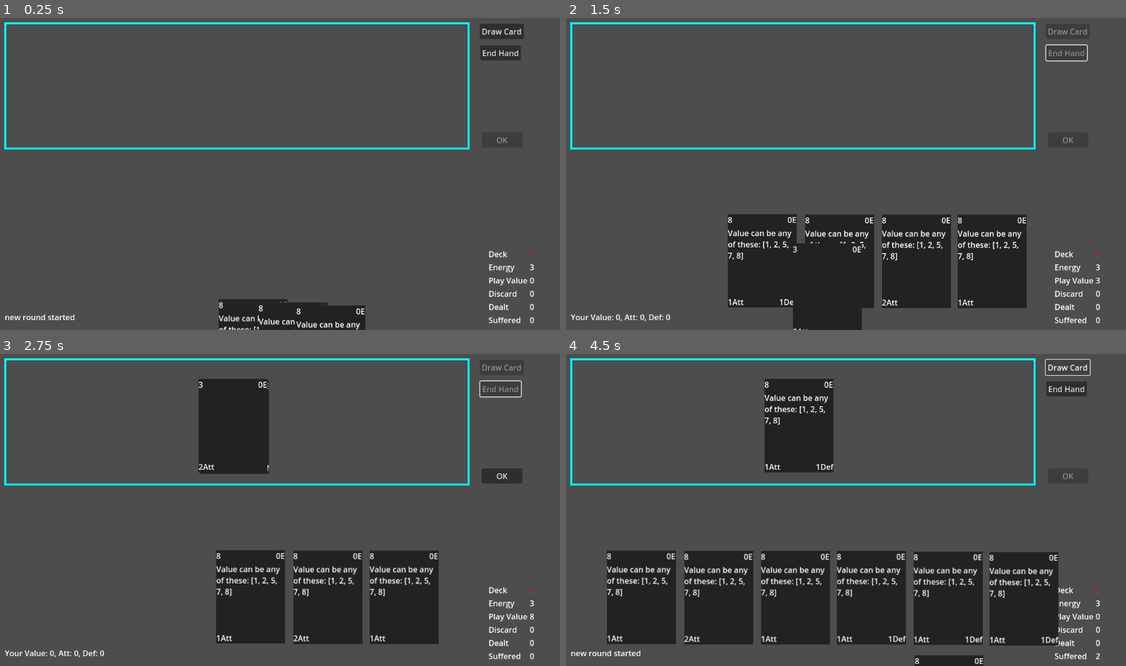
Above: before the commit, frames 1-4 (two rows, left to right).
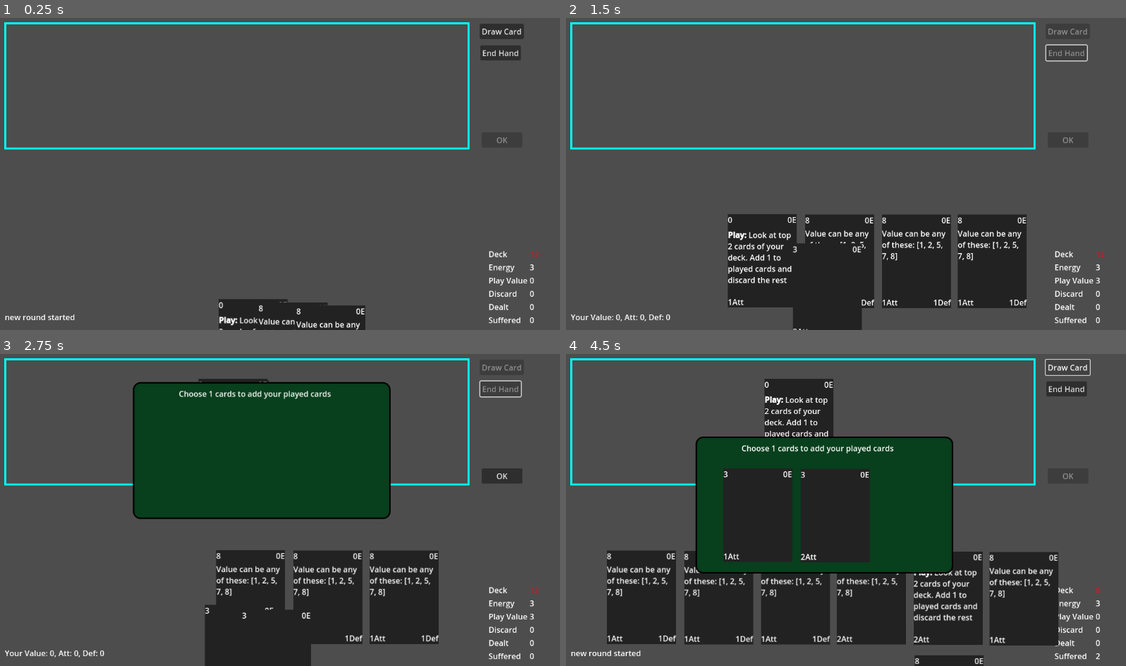
Above: after the commit, the same moments.

Repository: TicklesTheBrain/CardBuilder
Game: Godot game, scene res://game.tscn
Two runs of this game, one before a commit and one after it. Both use one fixed random seed, a clock stepped at 60 frames per second and the inputs below.
Inputs (mouse positions are in pixels of both pictures, inside the frame that each line leads up to):
- Up to frame 1 (0.25 s): no input
- Up to frame 2 (1.5 s): click "Draw Card" at 0.5 s; click "End Hand" at 1.25 s
- Up to frame 3 (2.75 s): drag from (196, 597) to (235, 422) at 2.02 s
- Up to frame 4 (4.5 s): click "OK" at 2.75 s; click "OK" at 3.5 s; click "Draw Card" at 4.25 s

The runs differ from the first frame. In frame 1, 0.2% of the frame differs, in the area x 39-97%, y 74-100%; in frame 2, 0.9%; in frame 3, 22%, in the area x 23-97%, y 8-100%; in frame 4, 21%.

Commit message:
Added choose effect, BUG: two pockets in a row don't play nice, SOLUTION: provide adhoc pocket containers

Diff:
--- a/Selector.gd
+++ b/Selector.gd
@@ -28,6 +28,7 @@
 
 func setupEndSelection(receivingMethod: Callable):
 	await cardSelectionComplete
+	selecting = false
 	receivingMethod.call(selected)
 
 func removeFromSelection(card: CardData):
--- a/cardAbstractions/GenericResource.gd
+++ b/cardAbstractions/GenericResource.gd
@@ -4,12 +4,12 @@
 signal amountChanged(newAmount: int)
 
 @export var resourceName: String
-@export var startingValue: int
-@export var resetAmount: int
+@export var baseline: int
+@export var resetAdjust: int = 0
 @export var capAtZero: bool
 
 @export var debugLabel: Label
-@export var amount: int = startingValue:
+@export var amount: int = baseline:
 	set(value):
 		if capAtZero:
 			amount = max(value, 0)
@@ -18,10 +18,11 @@
 		amountChanged.emit(amount)
 
 func reset():
-	amount = resetAmount
+	amount = baseline + resetAdjust
 
 func updateLabel(newAmount):
 	debugLabel.text = str(newAmount)
 
 func _ready():
-	amountChanged.connect(updateLabel)
+	if debugLabel:
+		amountChanged.connect(updateLabel)
--- a/cardAbstractions/cardContainer.gd
+++ b/cardAbstractions/cardContainer.gd
@@ -98,3 +98,10 @@
 
 func getTotalValue():
 	return cards.reduce(func(acc, card): return acc+card.getValue(), 0)
+
+func getModifiedBustValue(bustValue: int):
+	for mod in modifiers:
+		if mod is CounterModifier and mod.type == ContainerCounter.countWhat.VALUE:
+			bustValue = mod.calculate(self, bustValue)
+
+	return bustValue
--- a/cardAbstractions/containerCounter.gd
+++ b/cardAbstractions/containerCounter.gd
@@ -5,12 +5,12 @@
 @export var startingValue: int = 0
 @export var bustValue: int = 21
 @export var label: Label
+
 enum countWhat {VALUE, AMOUNT}
 @export var countSubject: countWhat
 
 var count = -1
 var prevCount = count
-var savedCount: int
 
 signal countChanged(newValue)
 
@@ -41,7 +41,5 @@
 	label.text = str(newValue)
 
 func checkIsBusted() -> bool:
-	return bustValue > 0 and prevCount > bustValue
-
-func saveCount():
-	savedCount = prevCount
+	var currBustValue = cardContainer.getModifiedBustValue(bustValue)
+	return bustValue > 0 and prevCount > currBustValue
--- a/cardAbstractions/gameStateContext.gd
+++ b/cardAbstractions/gameStateContext.gd
@@ -5,14 +5,16 @@
 var playArea: CardContainer
 var discard: CardContainer
 var hand: CardContainer
+var pocket: CardContainer
 var energyResource: GenericResource
+var cardDraw: GenericResource
 var actingCard: CardData
 var subjectCard: CardData
 var modifiableValue: Variant
 
 enum ContainerPurposes {DECK, HAND, PLAY_AREA, DISCARD}
 
-func getContainerFromPurpose(purpose: Game.ContainerPurposes):
+func getContainerFromPurpose(purpose: Game.ContainerPurposes) -> CardContainer:
     match purpose:
         Game.ContainerPurposes.PLAY_AREA:
             return playArea
@@ -22,3 +24,4 @@
             return discard
         Game.ContainerPurposes.DECK:
             return drawDeck
+    return pocket
--- /dev/null
+++ b/cardEffects/peChooseFrom.gd
@@ -0,0 +1,81 @@
+extends PlayEffect
+class_name ChooseFrom
+
+@export var amountOfCardsToChoose: int = 1
+@export var amountOfCardsToChooseFrom: int = 2
+@export var sourceOfCards: Game.ContainerPurposes
+@export var destinationOfCards: Game.ContainerPurposes
+@export var destinationOfUnchosenCards: Game.ContainerPurposes
+@export var reshuffleDeckAfterwards: bool = false
+
+var selectedCards: Array[CardData] = []
+signal cardSelectionDone
+
+func triggerSpecific(ctxt: GameStateContext):
+
+	var source = ctxt.getContainerFromPurpose(sourceOfCards) as CardContainer
+	var destination = ctxt.getContainerFromPurpose(destinationOfCards)
+	var unchosenDestination = ctxt.getContainerFromPurpose(destinationOfUnchosenCards)
+
+	Events.requestShowPocket.emit(getPocketText())
+
+	var counter = 0
+	while (not source.checkEmpty() and not destination.checkFull() and counter < amountOfCardsToChooseFrom):
+		var card = source.drawCard()
+		ctxt.pocket.addCard(card)
+		counter+=1
+
+	Selector.cardSelectionRequested.emit(ctxt.pocket, amountOfCardsToChoose, receiveSelection)
+
+	await cardSelectionDone
+
+	Events.requestHidePocket.emit()
+
+	for card in selectedCards:
+		ctxt.pocket.removeCard(card)
+		if not destination.checkFull():
+			destination.addCard(card)
+		else:
+			unchosenDestination.addCard(card)
+
+	ctxt.pocket.disposeAll(ctxt.getContainerFromPurpose(destinationOfUnchosenCards))
+
+	if reshuffleDeckAfterwards:
+		ctxt.drawDeck.shuffle()
+
+func getPocketText() -> String:
+
+	var destination = convertContainerPurposeTo(destinationOfCards)
+
+	return "Choose {numChoose} cards to add your {destination}".format(
+		{"numChoose": amountOfCardsToChoose, "destination": destination})
+
+
+func getTextSpecific() -> String:
+
+	var source =  convertContainerPurposeTo(sourceOfCards)
+	var destination = convertContainerPurposeTo(destinationOfCards)
+	var destination2verb = convertContainerPurposeTo(destinationOfUnchosenCards, true)
+
+	return "Look at top {numFrom} cards of your {source}. Add {numChoose} to {destination} and {destination2verb} the rest".format(
+		{"numFrom": amountOfCardsToChooseFrom, "source": source, "numChoose": amountOfCardsToChoose, "destination": destination, "destination2verb": destination2verb })
+
+func receiveSelection(cards: Array[CardData]):
+	selectedCards = cards
+	cardSelectionDone.emit()
+
+func convertContainerPurposeTo(purp: Game.ContainerPurposes, verb: bool = false):
+
+	match purp:
+		Game.ContainerPurposes.DECK:
+			if verb: return "return to your deck"
+			else: return "deck"
+		Game.ContainerPurposes.HAND:
+			if verb: return "add to your hand"
+			else: return "hand"
+		Game.ContainerPurposes.PLAY_AREA:
+			if verb: return "play"
+			else: return "played cards"
+		Game.ContainerPurposes.DISCARD:
+			if verb: return "discard"
+			else: return "your discard"
--- a/cardEffects/peDraw.gd
+++ b/cardEffects/peDraw.gd
@@ -1,17 +1,22 @@
 extends PlayEffect
 class_name DrawCards
 
+@export var source: Game.ContainerPurposes = Game.ContainerPurposes.DECK
+@export var destination: Game.ContainerPurposes = Game.ContainerPurposes.HAND
 @export var amountOfCardsToDraw: int = 1
 
 func triggerSpecific(ctxt: GameStateContext):
 	print('card draw triggered')
 
+	var s = ctxt.getContainerFromPurpose(source)
+	var d = ctxt.getContainerFromPurpose(destination)
+
 	for i in range(amountOfCardsToDraw):
-		if ctxt.hand.checkFull():
+		if d.checkFull():
 			return
-		var newCard = ctxt.drawDeck.drawCard()
+		var newCard = s.drawCard()
 		if newCard:
-			ctxt.hand.addCard(newCard)
+			d.addCard(newCard)
 		else:
 			return
 
--- a/cardEffects/peResourceModify.gd
+++ b/cardEffects/peResourceModify.gd
@@ -1,12 +1,27 @@
 extends PlayEffect
 class_name ResourceModify
 
-#TODO: currently only supports energy, need to add other types as well, like bust, damage and so on.
+#TODO: currently only supports energy, need to add other types as well, like damage and so on.
+enum modifyWhat {AMOUNT, RESET_ADJUST, BASELINE}
+enum resourceList {ENERGY}
 
+@export var modifiedResource: resourceList
+@export var modificationSubject: modifyWhat
 @export var amountToModify = 1
 
 func triggerSpecific(ctxt: GameStateContext):
-	ctxt.energyResource.amount += amountToModify
+
+	var resource
+	if modifiedResource == resourceList.ENERGY:
+		resource = ctxt.energyResource as GenericResource
+
+	if modificationSubject == modifyWhat.AMOUNT:
+		resource.amount += amountToModify
+	elif modificationSubject == modifyWhat.RESET_ADJUST:
+		resource.resetAdjust += amountToModify
+	elif modificationSubject == modifyWhat.BASELINE:
+		resource.baseline += amountToModify
+
 
 
 func getTextSpecific():
--- a/cardInterfaceStuff/VariedPositionController.gd
+++ b/cardInterfaceStuff/VariedPositionController.gd
@@ -3,6 +3,8 @@
 
 @export var posCollections: Array[Node2D]
 @export var cardMoveTime: float = 0.5
+@export var canvasLayer: CanvasLayer
+
 var cards: Array[CardDisplay] = []
 @export var logicalContainer: CardContainer
 
@@ -16,11 +18,20 @@
 	if matchingCD.size() == 0:
 		Events.newCardDisplayRequested.emit(cardData)
 	cardDisplays = get_tree().get_nodes_in_group("cd")
-	addCardDisplay(cardDisplays.filter(func(cd): return cd.cardData == cardData)[0])
+	var cardDisplay = cardDisplays.filter(func(cd): return cd.cardData == cardData)[0]
+	addCardDisplay(cardDisplay)
+	if canvasLayer:
+		#print('triggered add child')
+		cardDisplay.get_parent().remove_child(cardDisplay)
+		canvasLayer.add_child(cardDisplay)
 
 func removedFromHand(cardData: CardData):
 	var cardDisplays = get_tree().get_nodes_in_group("cd")
-	removeCardDisplay(cardDisplays.filter(func(cd): return cd.cardData == cardData)[0])
+	var cardDisplay = cardDisplays.filter(func(cd): return cd.cardData == cardData)[0]
+	removeCardDisplay(cardDisplay)
+	if canvasLayer:
+		Events.orphanedCardDisplay.emit(cardDisplay)
+
 
 func addCardDisplay(newCard: CardDisplay):
 
--- a/cardInterfaceStuff/cardDisplay.gd
+++ b/cardInterfaceStuff/cardDisplay.gd
@@ -33,6 +33,7 @@
 
 func _ready():
 	Events.updateAllDisplays.connect(updateCardDisplay)
+	Selector.cardSelectionComplete.connect(unselect)
 
 func setupCardDisplay(data: CardData):
 	cardData = data
@@ -86,6 +87,10 @@
 		dragged = true
 		mouseOffset = get_viewport().get_mouse_position() - position
 
+func unselect():
+	if selected:
+		selected = false
+
 func onRelease():
 	if dragged:
 		dragged = false
--- a/events.gd
+++ b/events.gd
@@ -6,6 +6,9 @@
 signal playerTurnEnd(playerValue: int, buster: bool)
 signal newCardDisplayRequested(card: CardData)
 signal updateAllDisplays()
+signal requestShowPocket(pocketText: String)
+signal requestHidePocket()
+signal orphanedCardDisplay(cd: CardDisplay)
 
 
 
--- a/game.gd
+++ b/game.gd
@@ -11,7 +11,12 @@
 @export var enemyPlayArea: CardContainer
 @export var discardManager: CardContainer
 
+@export var pocketAnimation: AnimationPlayer
+@export var pocketContainer: CardContainer
+@export var pocketLabel: Label
+
 @export var energy: GenericResource
+@export var startTurnCardDraw: GenericResource
 @export var damageDealt: GenericResource
 @export var damageSuffered: GenericResource
 
@@ -28,7 +33,6 @@
 @export var endHandButton: Button
 @export var okButton: Button
 
-@export var turnStartDrawCards: int = 3
 
 var player: Actor
 var enemy: Actor
@@ -61,6 +65,9 @@
 
 	Events.requestContext.connect(provideContext)
 	Events.newCardDisplayRequested.connect(spawnNewCardDisplay)
+	Events.requestShowPocket.connect(showPocket)
+	Events.requestHidePocket.connect(hidePocket)
+	Events.orphanedCardDisplay.connect(reparentCardDisplay)
 
 	roundLoop()
 
@@ -71,10 +78,24 @@
 	ctxt.hand = activeActor.hand
 	ctxt.playArea = activeActor.playArea
 	ctxt.energyResource = energy
+	ctxt.cardDraw = startTurnCardDraw
+	ctxt.pocket = pocketContainer
 	return ctxt
 
 func provideContext(requestingObject):
 	requestingObject.receiveContext(makeContext())
+
+func showPocket(pocketText: String):
+
+	pocketLabel.text = pocketText
+	pocketAnimation.play("show")
+
+func hidePocket():
+	pocketAnimation.play("hide")
+
+func reparentCardDisplay(cd: CardDisplay):
+	cd.get_parent().remove_child(cd)
+	add_child(cd)
 
 func drawFromDeckToHand():
 
@@ -127,11 +148,13 @@
 	message = 'new round started'
 
 	energy.reset()
+	startTurnCardDraw.reset()
+
 	activeActor = player
 	passiveActor = enemy
 	Events.playerTurnStart.emit()
 
-	for i in range(turnStartDrawCards):
+	for i in range(startTurnCardDraw.amount):
 		drawFromDeckToHand()
 
 	drawCardButton.disabled = false
--- a/game.tscn
+++ b/game.tscn
@@ -21,6 +21,73 @@
 [ext_resource type="Script" path="res://cardAbstractions/tcRules.gd" id="13_b755p"]
 [ext_resource type="Script" path="res://cardEffects/peResourceModify.gd" id="14_jpla0"]
 [ext_resource type="Script" path="res://modifiers/paramModifierChooseBest.gd" id="15_3oxiy"]
+[ext_resource type="Script" path="res://cardEffects/peChooseFrom.gd" id="17_ncn3a"]
+
+[sub_resource type="StyleBoxFlat" id="StyleBoxFlat_2gfwq"]
+bg_color = Color(0.0313726, 0.247059, 0.109804, 1)
+border_width_left = 3
+border_width_top = 3
+border_width_right = 3
+border_width_bottom = 3
+border_color = Color(0, 0, 0, 1)
+corner_radius_top_left = 15
+corner_radius_top_right = 15
+corner_radius_bottom_right = 15
+corner_radius_bottom_left = 15
+corner_detail = 12
+
+[sub_resource type="Animation" id="Animation_i0qxd"]
+length = 0.001
+tracks/0/type = "value"
+tracks/0/imported = false
+tracks/0/enabled = true
+tracks/0/path = NodePath(".:position")
+tracks/0/interp = 1
+tracks/0/loop_wrap = true
+tracks/0/keys = {
+"times": PackedFloat32Array(0),
+"transitions": PackedFloat32Array(1),
+"update": 0,
+"values": [Vector2(283, -308)]
+}
+
+[sub_resource type="Animation" id="Animation_j2xvq"]
+resource_name = "hide"
+tracks/0/type = "value"
+tracks/0/imported = false
+tracks/0/enabled = true
+tracks/0/path = NodePath(".:position")
+tracks/0/interp = 1
+tracks/0/loop_wrap = true
+tracks/0/keys = {
+"times": PackedFloat32Array(0, 0.5),
+"transitions": PackedFloat32Array(0.517632, 0.267943),
+"update": 0,
+"values": [Vector2(272, 179), Vector2(300, -306)]
+}
+
+[sub_resource type="Animation" id="Animation_q5f7u"]
+resource_name = "show"
+step = 0.05
+tracks/0/type = "value"
+tracks/0/imported = false
+tracks/0/enabled = true
+tracks/0/path = NodePath(".:position")
+tracks/0/interp = 1
+tracks/0/loop_wrap = true
+tracks/0/keys = {
+"times": PackedFloat32Array(0, 0.7),
+"transitions": PackedFloat32Array(0.25, 4.43828),
+"update": 0,
+"values": [Vector2(302, -311), Vector2(272, 179)]
+}
+
+[sub_resource type="AnimationLibrary" id="AnimationLibrary_emsn4"]
+_data = {
+"RESET": SubResource("Animation_i0qxd"),
+"hide": SubResource("Animation_j2xvq"),
+"show": SubResource("Animation_q5f7u")
+}
 
 [sub_resource type="Resource" id="Resource_stxwd"]
 script = ExtResource("4_kj13h")
@@ -118,6 +185,8 @@
 
 [sub_resource type="Resource" id="Resource_bu1ka"]
 script = ExtResource("11_ukhr8")
+source = 0
+destination = 1
 amountOfCardsToDraw = 1
 effectName = ""
 staticText = ""
@@ -159,6 +228,8 @@
 
 [sub_resource type="Resource" id="Resource_ha2ot"]
 script = ExtResource("11_ukhr8")
+source = 0
+destination = 1
 amountOfCardsToDraw = 1
 effectName = ""
 staticText = ""
@@ -204,6 +275,8 @@
 
 [sub_resource type="Resource" id="Resource_0pcgq"]
 script = ExtResource("11_ukhr8")
+source = 0
+destination = 1
 amountOfCardsToDraw = 1
 effectName = ""
 staticText = ""
@@ -239,6 +312,8 @@
 
 [sub_resource type="Resource" id="Resource_1yklq"]
 script = ExtResource("14_jpla0")
+modifiedResource = 0
+modificationSubject = 0
 amountToModify = 1
 effectName = ""
 staticText = ""
@@ -303,6 +378,46 @@
 onPlayEffects = Array[Resource("res://cardEffects/playEffect.gd")]([])
 playConditionals = Array[Resource("res://conditionals/conditionals.gd")]([])
 
+[sub_resource type="Resource" id="Resource_8yej1"]
+script = ExtResource("4_kj13h")
+baseValue = 0
+type = 0
+modifiers = Array[Resource("res://modifiers/paramModifier.gd")]([])
+staticText = ""
+
+[sub_resource type="Resource" id="Resource_nm6pv"]
+script = ExtResource("17_ncn3a")
+amountOfCardsToChoose = 1
+amountOfCardsToChooseFrom = 2
+sourceOfCards = 0
+destinationOfCards = 2
+destinationOfUnchosenCards = 3
+reshuffleDeckAfterwards = false
+effectName = ""
+staticText = ""
+conditionals = Array[Resource("res://conditionals/conditionals.gd")]([])
+followUpEffects = Array[Resource("res://cardEffects/playEffect.gd")]([])
+includeFollowUpText = false
+
+[sub_resource type="Resource" id="Resource_5jkyj"]
+script = ExtResource("4_kj13h")
+baseValue = 0
+type = 1
+modifiers = Array[Resource("res://modifiers/paramModifier.gd")]([])
+staticText = ""
+
+[sub_resource type="Resource" id="Resource_p32kq"]
+resource_name = "choose 2 from deck"
+script = ExtResource("5_fj00f")
+amount = 6
+debug = true
+cardTitle = ""
+value = SubResource("Resource_5jkyj")
+type = ""
+cost = SubResource("Resource_8yej1")
+onPlayEffects = Array[Resource("res://cardEffects/playEffect.gd")]([SubResource("Resource_nm6pv")])
+playConditionals = Array[Resource("res://conditionals/conditionals.gd")]([])
+
 [sub_resource type="Resource" id="Resource_lab7m"]
 script = ExtResource("4_kj13h")
 baseValue = 0
@@ -331,7 +446,7 @@
 [sub_resource type="RectangleShape2D" id="RectangleShape2D_625ey"]
 size = Vector2(947, 256.5)
 
-[node name="game" type="Node2D" node_paths=PackedStringArray …(82 unchanged characters)… r", "enemyPlayArea", "discardManager", "energy", "damageDealt", "damageSuffered", "mes …(76 unchanged characters)…
+[node name="game" type="Node2D" node_paths=PackedStringArray …(82 unchanged characters)… r", "enemyPlayArea", "discardManager", "pocketAnimation", "pocketContainer", "pocketLabel", "energy", "startTurnCardDraw", "damageDealt", "damageSuffered", "mes …(76 unchanged characters)…
 script = ExtResource("1_hbkeb")
 deckManager = NodePath("Logic/Player/DeckManager")
 enemyDeckManager = NodePath("Logic/Enemy/EnemyDeck")
@@ -340,7 +455,11 @@
 playAreaManager = NodePath("Logic/Player/PlayAreaManager")
 enemyPlayArea = NodePath("Logic/Enemy/EnemyPlayArea")
 discardManager = NodePath("Logic/Player/DiscardManager")
-energy = NodePath("Logic/Energy")
+pocketAnimation = NodePath("PocketLayer/Pocket/PocketAnimation")
+pocketContainer = NodePath("Logic/PocketContainer")
+pocketLabel = NodePath("PocketLayer/Pocket/Panel/Label")
+energy = NodePath("Logic/Player/Energy")
+startTurnCardDraw = NodePath("Logic/Player/StartTurnCardDraw")
 damageDealt = NodePath("Logic/DamageDealt")
 damageSuffered = NodePath("Logic/Damage Suffered")
 messageLabel = NodePath("MessageContent")
@@ -350,6 +469,85 @@
 endHandButton = NodePath("EndButton")
 okButton = NodePath("OkBUtton")
 
+[node name="PocketLayer" type="CanvasLayer" parent="."]
+layer = 2
+
+[node name="PocketPositionController" type="Node2D" parent="PocketLayer" node_paths=PackedStringArray("posCollections", "canvasLayer", "logicalContainer")]
+script = ExtResource("4_u0guh")
+posCollections = [NodePath("1Pos"), NodePath("2Pos"), NodePath("3Pos"), NodePath("4Pos")]
+canvasLayer = NodePath("..")
+logicalContainer = NodePath("../../Logic/PocketContainer")
+
+[node name="1Pos" type="Node2D" parent="PocketLayer/PocketPositionController"]
+
+[node name="1_1" type="Marker2D" parent="PocketLayer/PocketPositionController/1Pos"]
+position = Vector2(476, 341)
+metadata/_edit_group_ = true
+
+[node name="2Pos" type="Node2D" parent="PocketLayer/PocketPositionController"]
+
+[node name="1_2" type="Marker2D" parent="PocketLayer/PocketPositionController/2Pos"]
+position = Vector2(399, 339)
+metadata/_edit_group_ = true
+
+[node name="2_2" type="Marker2D" parent="PocketLayer/PocketPositionController/2Pos"]
+position = Vector2(557, 340)
+metadata/_edit_group_ = true
+
+[node name="3Pos" type="Node2D" parent="PocketLayer/PocketPositionController"]
+
+[node name="1_3" type="Marker2D" parent="PocketLayer/PocketPositionController/3Pos"]
+position = Vector2(354, 337)
+metadata/_edit_group_ = true
+
+[node name="2_3" type="Marker2D" parent="PocketLayer/PocketPositionController/3Pos"]
+position = Vector2(512, 338)
+metadata/_edit_group_ = true
+
+[node name="3_3" type="Marker2D" parent="PocketLayer/PocketPositionController/3Pos"]
+position = Vector2(669, 338)
+metadata/_edit_group_ = true
+
+[node name="4Pos" type="Node2D" parent="PocketLayer/PocketPositionController"]
+
+[node name="1_4" type="Marker2D" parent="PocketLayer/PocketPositionController/4Pos"]
+position = Vector2(296, 338)
+metadata/_edit_group_ = true
+
+[node name="2_4" type="Marker2D" parent="PocketLayer/PocketPositionController/4Pos"]
+position = Vector2(454, 339)
+metadata/_edit_group_ = true
+
+[node name="3_4" type="Marker2D" parent="PocketLayer/PocketPositionController/4Pos"]
+position = Vector2(611, 339)
+metadata/_edit_group_ = true
+
+[node name="4_4" type="Marker2D" parent="PocketLayer/PocketPositionController/4Pos"]
+position = Vector2(766, 339)
+metadata/_edit_group_ = true
+
+[node name="Pocket" type="Node2D" parent="PocketLayer"]
+position = Vector2(283, -308)
+metadata/_edit_group_ = true
+
+[node name="Panel" type="Panel" parent="PocketLayer/Pocket"]
+offset_right = 527.0
+offset_bottom = 280.0
+theme_override_styles/panel = SubResource("StyleBoxFlat_2gfwq")
+
+[node name="Label" type="Label" parent="PocketLayer/Pocket/Panel"]
+layout_mode = 0
+offset_left = 94.0
+offset_top = 12.0
+offset_right = 449.0
+offset_bottom = 35.0
+text = "This is the message that is seen on the pocket"
+
+[node name="PocketAnimation" type="AnimationPlayer" parent="PocketLayer/Pocket"]
+libraries = {
+"": SubResource("AnimationLibrary_emsn4")
+}
+
 [node name="Logic" type="Node" parent="."]
 
 [node name="DamageDealt" type="Node" parent="Logic" node_paths=PackedStringArray("debugLabel")]
@@ -362,17 +560,18 @@
 resourceName = "suffered"
 debugLabel = NodePath("../../InfoStuff/SufferedCounter")
 
-[node name="Energy" type="Node" parent="Logic" node_paths=PackedStringArray("debugLabel")]
+[node name="Player" type="Node" parent="Logic"]
+
+[node name="Energy" type="Node" parent="Logic/Player" node_paths=PackedStringArray("debugLabel")]
 script = ExtResource("3_c142g")
 resourceName = "Energy"
-resetAmount = 3
-debugLabel = NodePath("../../InfoStuff/EnergyCounter")
-
-[node name="Player" type="Node" parent="Logic"]
+baseline = 3
+capAtZero = true
+debugLabel = NodePath("../../../InfoStuff/EnergyCounter")
 
 [node name="DeckManager" type="Node" parent="Logic/Player" node_paths=PackedStringArray("feedContainer", "disposeContainer")]
 script = ExtResource("3_8edax")
-emptyCardArray = Array[ExtResource("5_fj00f")]([SubResource("Resource_m4wcd"), SubResource("Resource_chvy2"), SubResource("Resource_xeq1j"), SubResource("Resource_o77ee"), SubResource("Resource_p1bhp"), SubResource("Resource_vwdiw"), SubResource("Resource_iben3")])
+emptyCardArray = Array[ExtResource("5_fj00f")]([SubResource("Resource_m4wcd"), SubResource("Resource_chvy2"), SubResource("Resource_xeq1j"), SubResource("Resource_o77ee"), SubResource("Resource_p1bhp"), SubResource("Resource_vwdiw"), SubResource("Resource_iben3"), SubResource("Resource_p32kq")])
 feedContainer = NodePath("../DiscardManager")
 disposeContainer = NodePath("../DiscardManager")
 
@@ -407,6 +606,12 @@
 label = NodePath("../../../../InfoStuff/DiscardCounter")
 countSubject = 1
 
+[node name="StartTurnCardDraw" type="Node" parent="Logic/Player"]
+script = ExtResource("3_c142g")
+resourceName = "StartTurnCardDraw"
+baseline = 3
+capAtZero = true
+
 [node name="Enemy" type="Node" parent="Logic"]
 
 [node name="EnemyPlayArea" type="Node" parent="Logic/Enemy" node_paths=PackedStringArray("bustCounter", "disposeContainer")]
@@ -428,6 +633,9 @@
 debug = false
 emptyCardArray = Array[ExtResource("5_fj00f")]([SubResource("Resource_bl2ga")])
 feedContainer = NodePath("../EnemyDiscard")
+
+[node name="PocketContainer" type="Node" parent="Logic"]
+script = ExtResource("12_q8pst")
 
 [node name="DrawButton" type="Button" parent="."]
 offset_left = 988.0
@@ -746,6 +954,7 @@
 shape = NodePath("Shape")
 
 [node name="PlayAreaPositionController" type="Node2D" parent="PlayArea" node_paths=PackedStringArray("posCollections", "logicalContainer")]
+visible = false
 script = ExtResource("4_u0guh")
 posCollections = [NodePath("1Pos"), NodePath("2Pos"), NodePath("3Pos"), NodePath("4Pos"), NodePath("5Pos"), NodePath("6Pos"), NodePath("7Pos")]
 logicalContainer = NodePath("../../Logic/Player/PlayAreaManager")
--- /dev/null
+++ b/modifiers/counterModifier.gd
@@ -0,0 +1,14 @@
+extends Modifier
+class_name CounterModifier
+
+@export var type: ContainerCounter.countWhat
+
+func calculate(container: CardContainer, valueToModify: int):
+    if not active:
+        return valueToModify
+    valueToModify = calculateSpecific(container, valueToModify)
+    return valueToModify
+
+func calculateSpecific(_container: CardContainer, value: int):
+    print("generic Counter modifier calculate not overriden")
+    return value
--- /dev/null
+++ b/modifiers/counterModifierFixedChange.gd
@@ -0,0 +1,8 @@
+extends CounterModifier
+class_name CounterModifierFixedChange
+
+@export var shift: int = 1
+
+func calculateSpecific(_container: CardContainer, currValue: int):
+    #print('calculate specific called', currValue, shift)
+    return currValue + shift
--- /dev/null
+++ b/modifiers/paramModifierCutoff.gd
@@ -0,0 +1,24 @@
+extends ParamModifier
+class_name ModifierCutoff
+
+@export var amountForCutOff: int = 4
+@export var cutoffBelow: bool = true #if false cutsoff above
+@export var onCutOffReturn: int = 0
+@export var cutoffBasedOnParamItself: bool = true
+@export var cutoffCriteriaParam: CardParam.ParamType
+
+#TODO: FIGURE OUT HOW THIS INTERACTS WITH CHOOSE BEST
+
+func calculateSpecific(_ctxt: GameStateContext, currValue: int, card: CardData):
+	var criteria = currValue
+	if not cutoffBasedOnParamItself:
+		match cutoffCriteriaParam:
+			CardParam.ParamType.COST:
+				criteria = card.cost.getBaseValue()
+			CardParam.ParamType.VALUE:
+				criteria = card.value.getBaseValue()
+	if cutoffBelow and criteria <= amountForCutOff:
+		return onCutOffReturn
+	if not cutoffBelow and criteria >= amountForCutOff:
+		return onCutOffReturn
+	return currValue
Not shown: 1 places in game.tscn that only renumber resources
